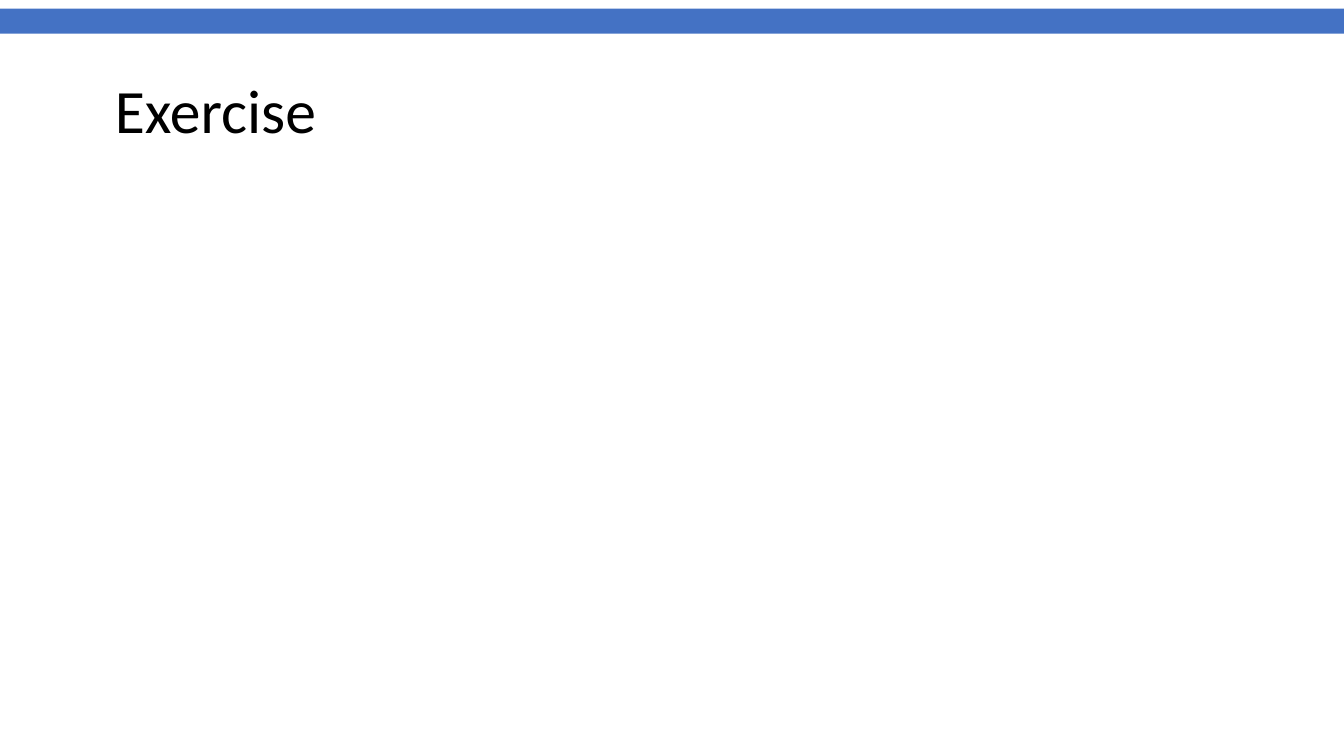
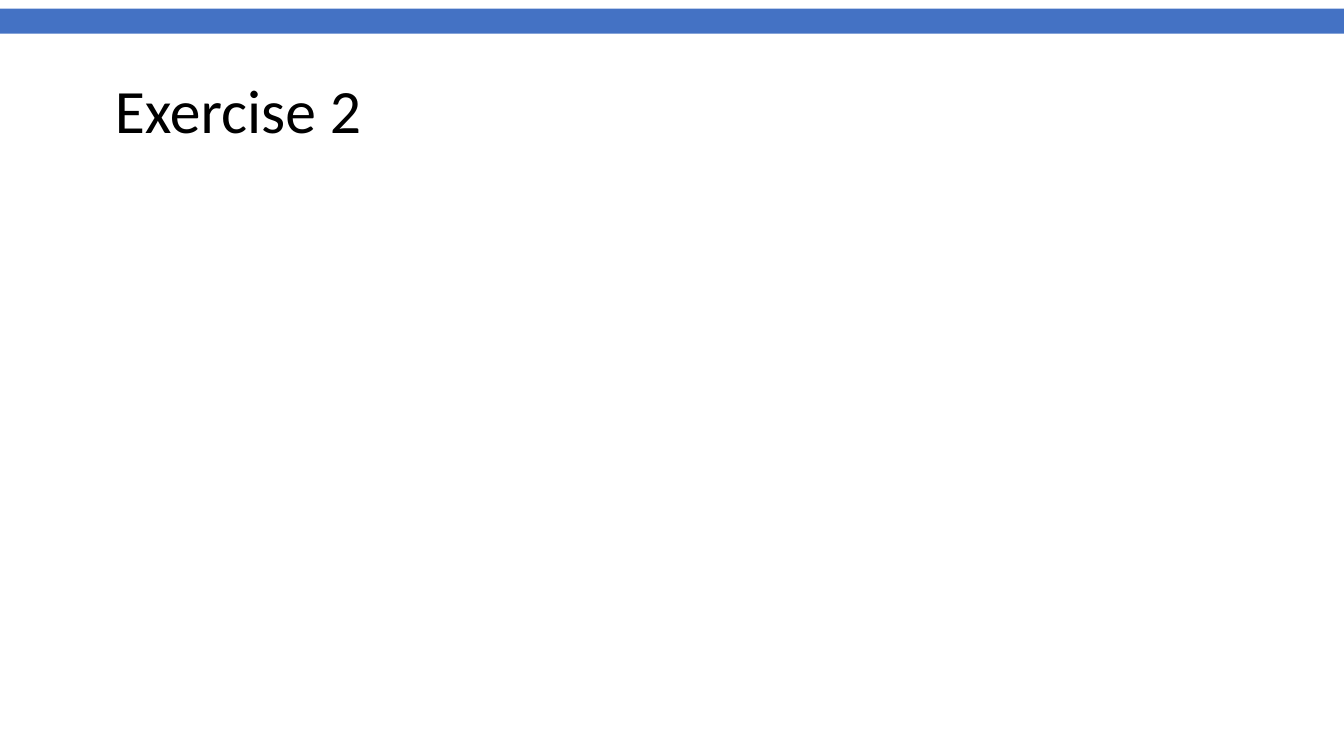
Before and after one commit to gitMarcH/Chanco_ST6103, a slide deck: slide 15 of Chanco_ST6103_GLM_2019_Henrion_Practical4_Solutions.pptx. Drawn at 1344x756 pixels with LibreOffice and Linux fonts; fonts in the diff are those of the drawing; background and template pictures are left out. Boxes give left, top, right and bottom in pixels: in the first picture for what was removed or moved away, otherwise in the second. Text is boxed around its words. In the diff, an @@ line names an element or a change of style, - is before the commit and + after.

```diff
--- a/Chanco_ST6103_GLM_2019_Henrion_Practical4_Solutions.pptx
+++ b/Chanco_ST6103_GLM_2019_Henrion_Practical4_Solutions.pptx
@@ title at [115, 90, 361, 134]: text changed @@
-Exercise
+Exercise 2
```
Also in this commit, not shown: 1 other file.
